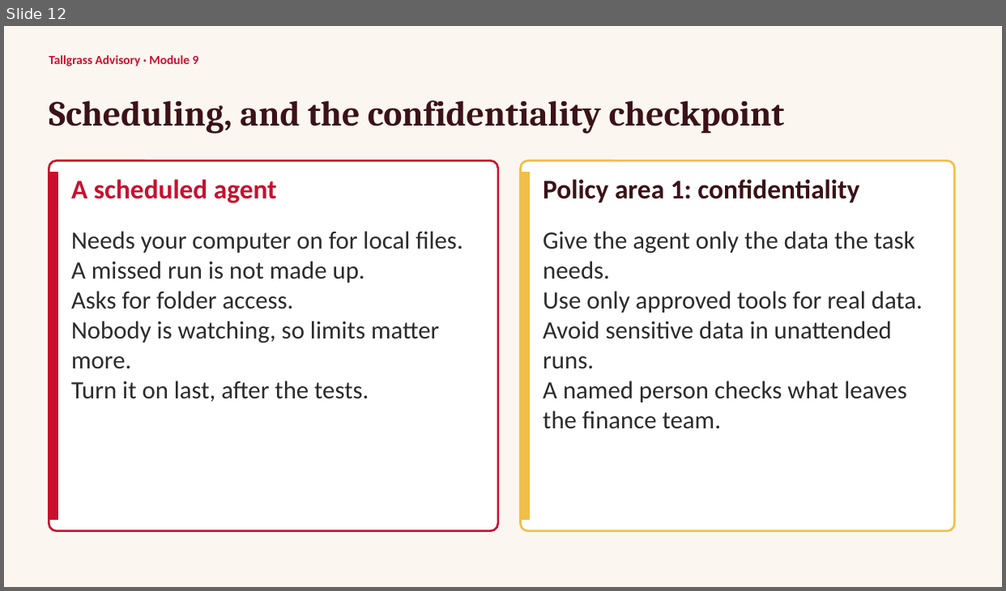
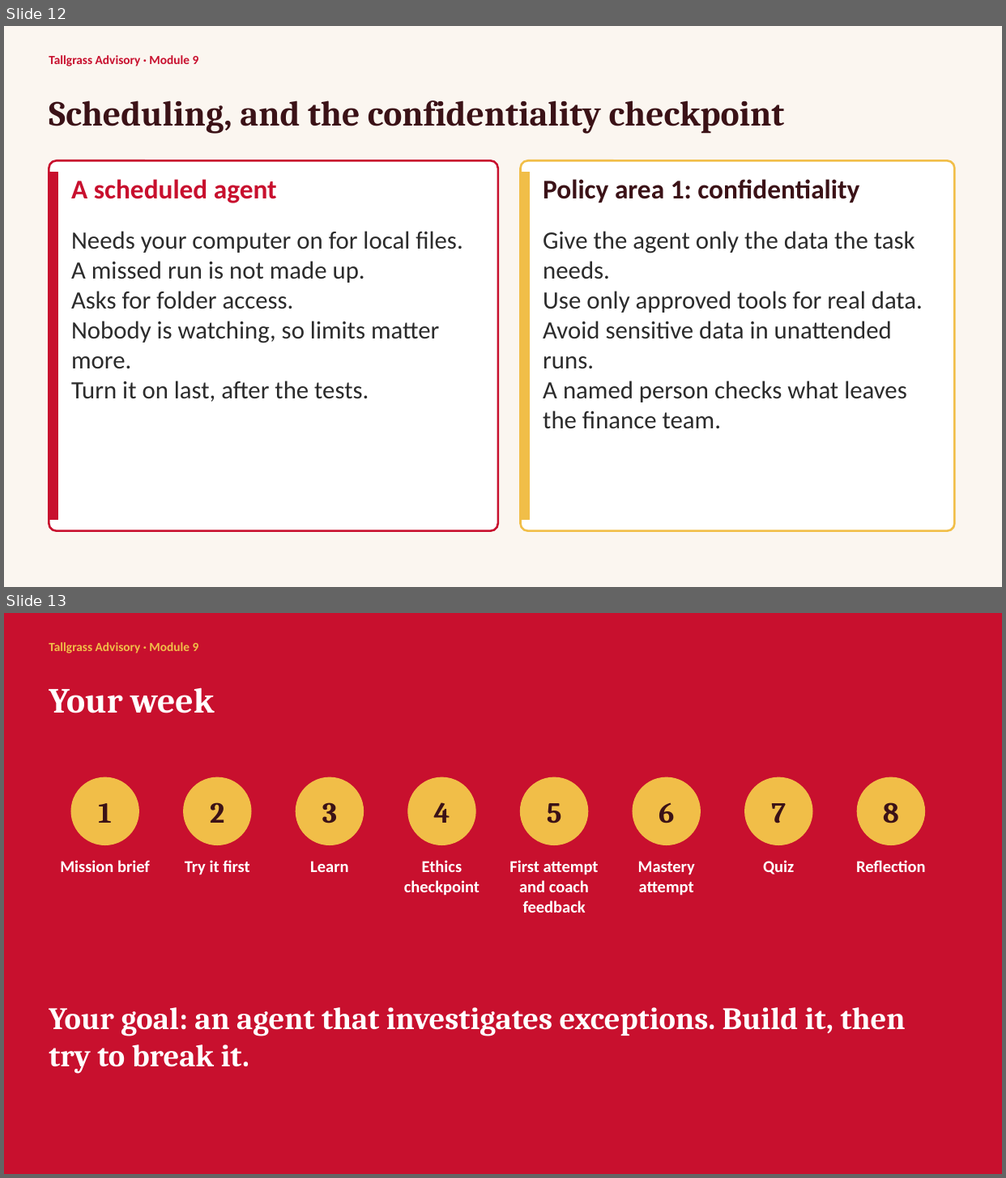
Before and after one commit to bradtrinkle/acct4420-course, a slide deck: downloads/module-9-slides.pptx. Shown one above the other, each under a label of ours: slide 12 before the commit, slides 12 and 13 after it. The pictures are 1006x591 and 1006x1178 pixels, drawn with LibreOffice and Linux fonts; fonts in the diff are those of the drawing. Boxes give left, top, right and bottom in pixels: in the first picture for what was removed or moved away, otherwise in the second. Text is boxed around its words. In the diff, an @@ line names an element or a change of style, - is before the commit and + after.

```diff
--- a/downloads/module-9-slides.pptx
+++ b/downloads/module-9-slides.pptx
@@ slide 13 added at <box>4,613,1002,1174</box>, background #C8102E @@
@@ text added at <box>49,642,199,653</box>, 12 pt, text #F1BE48, bold @@
+Tallgrass Advisory · Module 9
@@ text added at <box>49,688,214,713</box>, 34 pt, text #FFFFFF, bold @@
+Your week
@@ ellipse added at <box>71,777,138,845</box>, fill #F1BE48, outline #F1BE48 1 pt @@
@@ ellipse added at <box>184,777,251,845</box>, fill #F1BE48, outline #F1BE48 1 pt @@
@@ ellipse added at <box>296,777,364,845</box>, fill #F1BE48, outline #F1BE48 1 pt @@
@@ ellipse added at <box>408,777,475,845</box>, fill #F1BE48, outline #F1BE48 1 pt @@
@@ ellipse added at <box>521,777,588,845</box>, fill #F1BE48, outline #F1BE48 1 pt @@
@@ ellipse added at <box>633,777,701,845</box>, fill #F1BE48, outline #F1BE48 1 pt @@
@@ ellipse added at <box>745,777,812,845</box>, fill #F1BE48, outline #F1BE48 1 pt @@
@@ ellipse added at <box>858,777,925,845</box>, fill #F1BE48, outline #F1BE48 1 pt @@
@@ text added at <box>98,803,111,823</box>, 28 pt, text #3B1217, bold @@
+1
@@ text added at <box>210,803,224,823</box>, 28 pt, text #3B1217, bold @@
+2
@@ text added at <box>322,803,337,824</box>, 28 pt, text #3B1217, bold @@
+3
@@ text added at <box>434,803,450,823</box>, 28 pt, text #3B1217, bold @@
+4
@@ text added at <box>547,803,562,824</box>, 28 pt, text #3B1217, bold @@
+5
@@ text added at <box>658,803,674,824</box>, 28 pt, text #3B1217, bold @@
+6
@@ text added at <box>771,803,786,823</box>, 28 pt, text #3B1217, bold @@
+7
@@ text added at <box>883,803,899,824</box>, 28 pt, text #3B1217, bold @@
+8
@@ text added at <box>60,860,150,872</box>, 16 pt, text #FFFFFF, bold @@
+Mission brief
@@ text added at <box>185,860,249,875</box>, 16 pt, text #FFFFFF, bold @@
+Try it first
@@ text added at <box>310,861,348,872</box>, 16 pt, text #FFFFFF, bold @@
+Learn
@@ text added at <box>404,860,479,896</box>, 16 pt, text #FFFFFF, bold @@
+Ethics checkpoint
@@ text added at <box>509,860,599,913</box>, 16 pt, text #FFFFFF, bold @@
+First attempt and coach feedback
@@ text added at <box>638,861,695,896</box>, 16 pt, text #FFFFFF, bold @@
+Mastery attempt
@@ text added at <box>763,860,794,875</box>, 16 pt, text #FFFFFF, bold @@
+Quiz
@@ text added at <box>856,860,926,872</box>, 16 pt, text #FFFFFF, bold @@
+Reflection
@@ text added at <box>49,1007,906,1074</box>, 30 pt, text #FFFFFF, bold @@
+Your goal: an agent that investigates exceptions. Build it, then try to break it.
```
Also in this commit, not shown: 1 slide removed, 29 other files.
